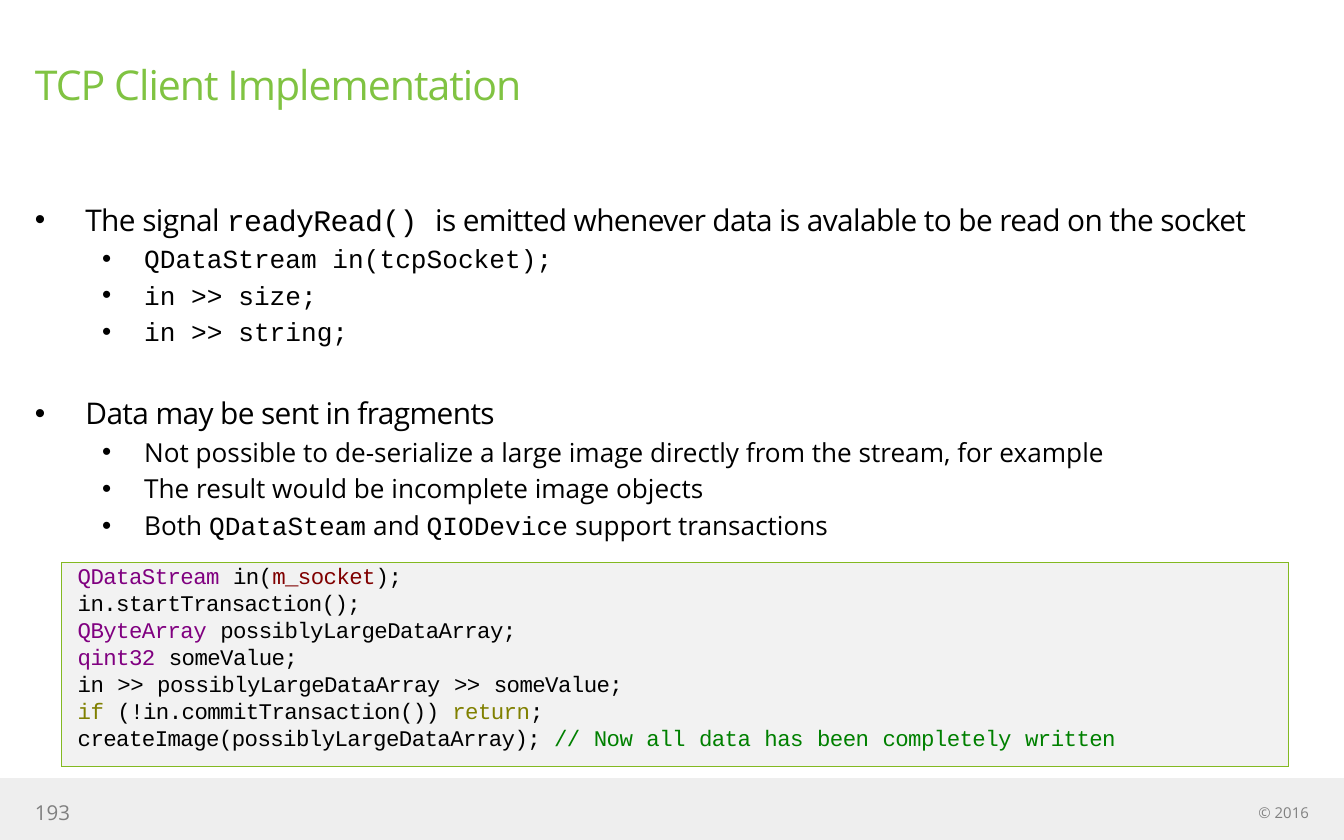
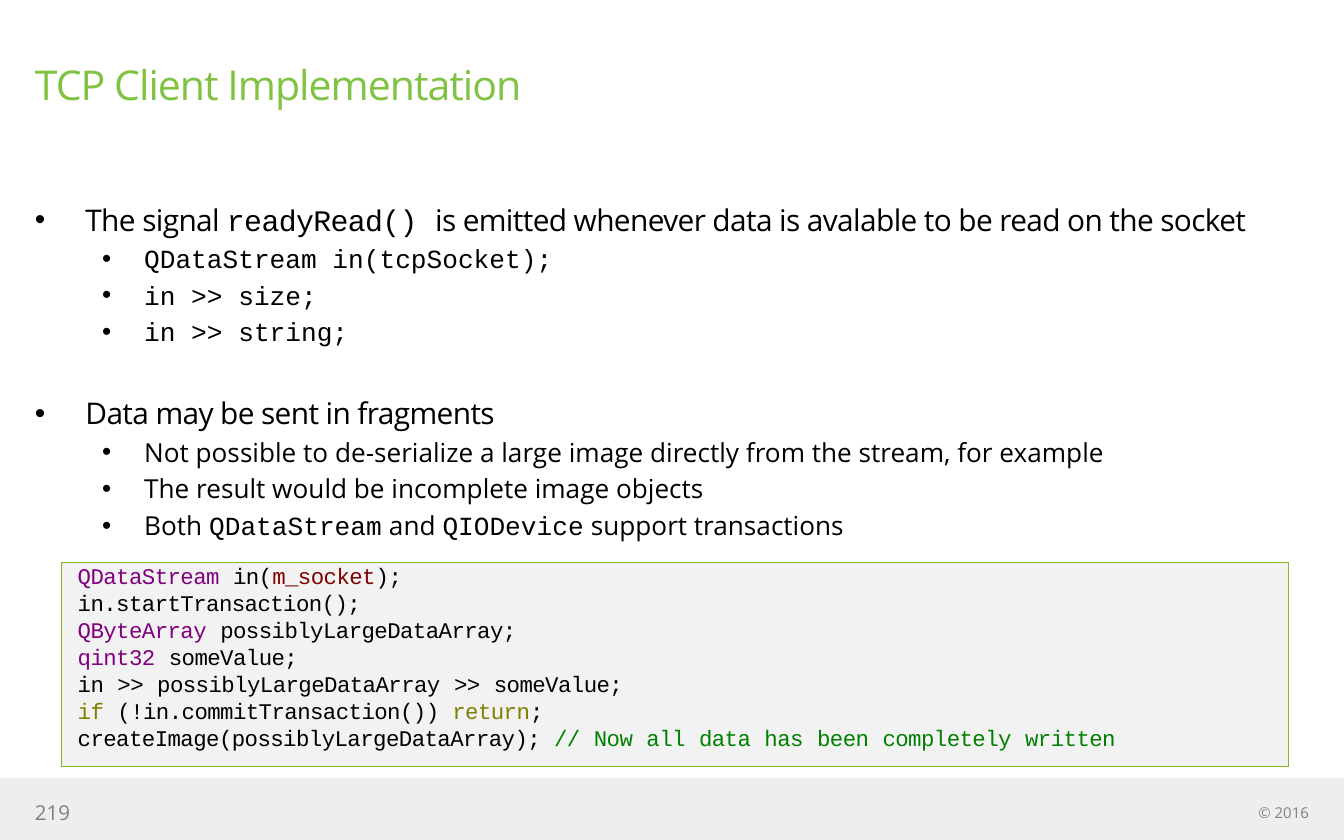
Before and after one commit to jigneshBadrakhiya/training-material, a slide deck: slide 219 of engine/docs/engine edition slideware.pptx (slide 193 before the commit). Drawn at 1344x840 pixels with LibreOffice and Linux fonts; fonts in the diff are those of the drawing. Boxes give left, top, right and bottom in pixels: in the first picture for what was removed or moved away, otherwise in the second. Text is boxed around its words. In the diff, an @@ line names an element or a change of style, - is before the commit and + after.

```diff
--- a/engine/docs/engine edition slideware.pptx
+++ b/engine/docs/engine edition slideware.pptx
@@ text at [144, 515, 844, 542]: text changed @@
-  • Both QDataSteam and QIODevice support transactions
+  • Both QDataStream and QIODevice support transactions
@@ page number at [35, 805, 70, 820]: text changed @@
-193
+219
```
Also in this commit, not shown: 11 other slides changed, 26 slides added.
